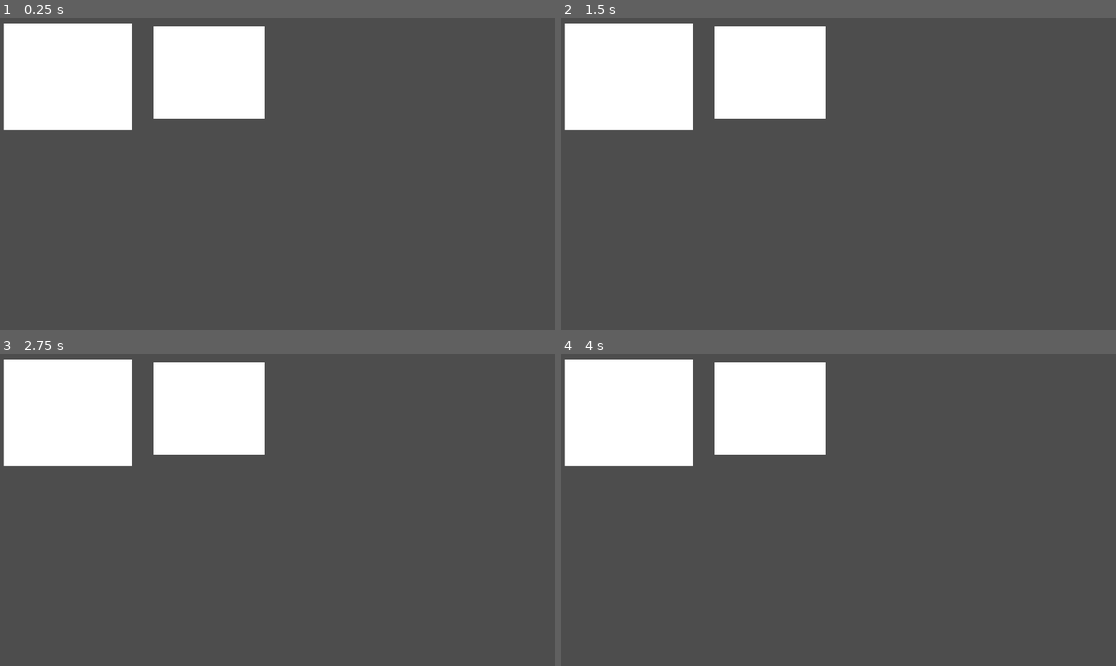
Above: before the commit, frames 1-4 (two rows, left to right).
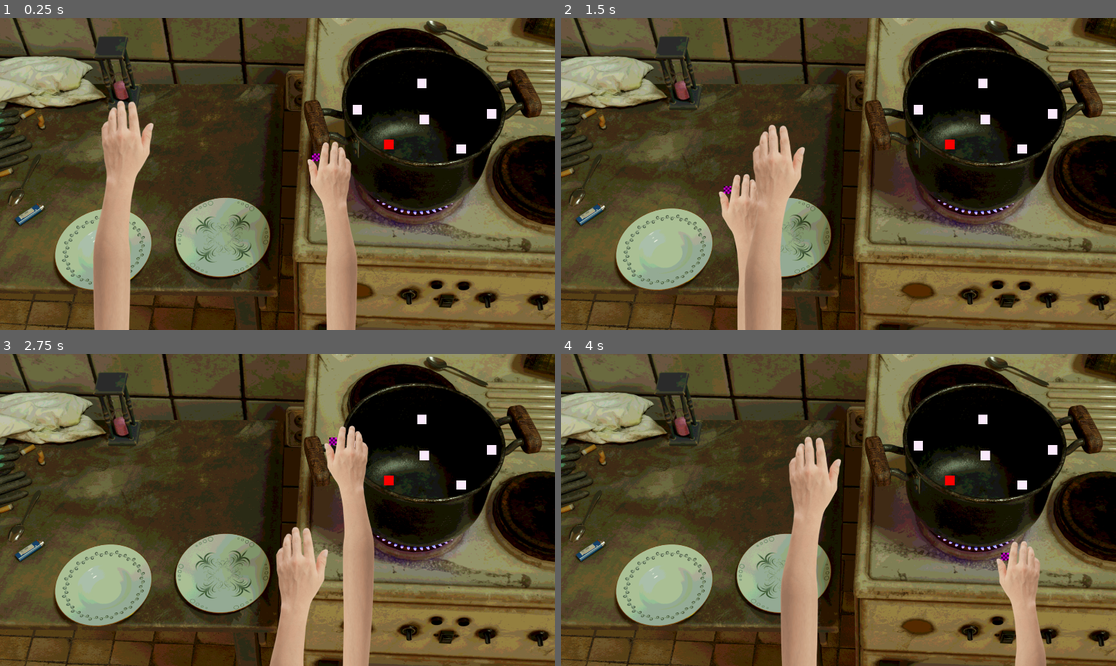
Above: after the commit, the same moments.

Repository: bloshko/weird-brew
Game: Godot game, scene res://main.tscn
Same seed, same stepped clock (60 frames per second), same inputs: the game is played once before the commit and once after it.
Inputs (mouse positions are in pixels of both pictures, inside the frame that each line leads up to):
- Up to frame 1 (0.25 s): no input
- Up to frame 2 (1.5 s): tap Enter at 0.5 s; move the mouse to (960, 158) at 0.52 s; hold D (move_right) 0.53-1.28 s; tap Space (pick_up) at 0.6, 1.35 s; move the mouse to (727, 189) at 1.27 s; hold S (move_down) from 1.28 s (still down)
- Up to frame 3 (2.75 s): move the mouse to (333, 441) at 2.02 s; release S (move_down) at 2.03 s; hold D (move_right) from 2.03 s (still down); tap Space (pick_up) at 2.1 s
- Up to frame 4 (4 s): move the mouse to (810, 572) at 2.77 s; release D (move_right) at 2.78 s; hold W (move_up) 2.78-3.53 s; tap Space (pick_up) at 2.85, 3.6 s; move the mouse to (1005, 556) at 3.52 s; hold A (move_left) from 3.53 s (still down)

The runs differ from the first frame. In frame 1, 99% of the frame differs, in the area x 0-100%, y 0-100%; in frame 2, 99%; in frame 3, 99%; in frame 4, 99%.

Commit message:
add assets

Diff:
--- a/main.tscn
+++ b/main.tscn
@@ -1,17 +1,135 @@
-[gd_scene load_steps=3 format=3 uid="uid://dkm812ayphilu"]
+[gd_scene load_steps=28 format=3 uid="uid://dkm812ayphilu"]
+
+[ext_resource type="Texture2D" uid="uid://dmi2du444iub4" path="res://assets/bg1.png" id="1_h2yge"]
+[ext_resource type="PackedScene" uid="uid://d1n4mrvpoddce" path="res://prototype_mouse_movement.tscn" id="2_h2yge"]
+[ext_resource type="PackedScene" uid="uid://ba0wfdxpewfpl" path="res://prototype_left_hand_movements.tscn" id="3_h2yge"]
+[ext_resource type="Texture2D" uid="uid://c54hpcrgxa3d8" path="res://assets/hourglass/glsass0.png" id="4_1u8w0"]
+[ext_resource type="Texture2D" uid="uid://capbq4ppkx6c6" path="res://assets/hourglass/glsass1.png" id="5_0odxb"]
+[ext_resource type="Texture2D" uid="uid://rnxj38vr68t7" path="res://assets/hourglass/glsass2.png" id="6_lswn8"]
+[ext_resource type="Texture2D" uid="uid://bmkrfm5wueplf" path="res://assets/hourglass/glsass3.png" id="7_a6jrf"]
+[ext_resource type="Texture2D" uid="uid://cudpxhruum6l8" path="res://assets/hourglass/glsass4.png" id="8_xuqvo"]
+[ext_resource type="Texture2D" uid="uid://dujcaqixq0ubn" path="res://assets/hourglass/glsass5.png" id="9_qsp4k"]
+[ext_resource type="Texture2D" uid="uid://bdc6ovltxqna4" path="res://assets/hourglass/glsass6.png" id="10_kq58d"]
+[ext_resource type="Texture2D" uid="uid://c6x0i6ta0bmyq" path="res://assets/hourglass/glsass7.png" id="11_seu75"]
+[ext_resource type="Texture2D" uid="uid://ctbftr28u6o1x" path="res://assets/hourglass/glsass8.png" id="12_htxhm"]
+[ext_resource type="Texture2D" uid="uid://dn4mapf56sxyg" path="res://assets/hourglass/glsass9.png" id="13_jq2sk"]
+[ext_resource type="Texture2D" uid="uid://hp8gw3ks26kg" path="res://assets/hourglass/glsass10.png" id="14_4k2k6"]
+[ext_resource type="Texture2D" uid="uid://hkc7oy6hg7v3" path="res://assets/hourglass/glsass11.png" id="15_0rl1p"]
+[ext_resource type="Texture2D" uid="uid://dm166ok6qqxgr" path="res://assets/hourglass/glsass12.png" id="16_ok6jj"]
+[ext_resource type="Texture2D" uid="uid://idvypdiso3p5" path="res://assets/hourglass/glsass13.png" id="17_facbu"]
+[ext_resource type="Texture2D" uid="uid://cwfaxx0akdfvq" path="res://assets/hourglass/glsass14.png" id="18_b1qrp"]
+[ext_resource type="Texture2D" uid="uid://b78oovuli0vya" path="res://assets/hourglass/glsass15.png" id="19_come4"]
+[ext_resource type="Texture2D" uid="uid://diq02iuvviual" path="res://assets/hourglass/glsass16.png" id="20_h8e4i"]
+[ext_resource type="Texture2D" uid="uid://v15robtcvhxv" path="res://assets/hourglass/glsass17.png" id="21_4lmeg"]
+[ext_resource type="Texture2D" uid="uid://duhl65gqkj3h0" path="res://assets/hourglass/glsass18.png" id="22_0cp0l"]
+[ext_resource type="Texture2D" uid="uid://sw5md3hjbjpq" path="res://assets/hourglass/glsass19.png" id="23_d2t1y"]
+[ext_resource type="Texture2D" uid="uid://bogbup3bkenbr" path="res://assets/hourglass/glsass20.png" id="24_gngh3"]
 
 [sub_resource type="PlaceholderMesh" id="PlaceholderMesh_7dm0k"]
 
 [sub_resource type="NoiseTexture2D" id="NoiseTexture2D_ig7tw"]
 
-[node name="Node2D" type="Node2D"]
+[sub_resource type="SpriteFrames" id="SpriteFrames_0n3wm"]
+animations = [{
+"frames": [{
+"duration": 1.0,
+"texture": ExtResource("4_1u8w0")
+}, {
+"duration": 1.0,
+"texture": ExtResource("5_0odxb")
+}, {
+"duration": 1.0,
+"texture": ExtResource("6_lswn8")
+}, {
+"duration": 1.0,
+"texture": ExtResource("7_a6jrf")
+}, {
+"duration": 1.0,
+"texture": ExtResource("8_xuqvo")
+}, {
+"duration": 1.0,
+"texture": ExtResource("9_qsp4k")
+}, {
+"duration": 1.0,
+"texture": ExtResource("10_kq58d")
+}, {
+"duration": 1.0,
+"texture": ExtResource("11_seu75")
+}, {
+"duration": 1.0,
+"texture": ExtResource("12_htxhm")
+}, {
+"duration": 1.0,
+"texture": ExtResource("13_jq2sk")
+}, {
+"duration": 1.0,
+"texture": ExtResource("14_4k2k6")
+}, {
+"duration": 1.0,
+"texture": ExtResource("15_0rl1p")
+}, {
+"duration": 1.0,
+"texture": ExtResource("16_ok6jj")
+}, {
+"duration": 1.0,
+"texture": ExtResource("17_facbu")
+}, {
+"duration": 1.0,
+"texture": ExtResource("18_b1qrp")
+}, {
+"duration": 1.0,
+"texture": ExtResource("19_come4")
+}, {
+"duration": 1.0,
+"texture": ExtResource("20_h8e4i")
+}, {
+"duration": 1.0,
+"texture": ExtResource("21_4lmeg")
+}, {
+"duration": 1.0,
+"texture": ExtResource("22_0cp0l")
+}, {
+"duration": 1.0,
+"texture": ExtResource("23_d2t1y")
+}, {
+"duration": 1.0,
+"texture": ExtResource("24_gngh3")
+}],
+"loop": true,
+"name": &"default",
+"speed": 5.0
+}]
+
+[node name="Node2D" type="Control"]
+layout_mode = 3
+anchors_preset = 15
+anchor_right = 1.0
+anchor_bottom = 1.0
+grow_horizontal = 2
+grow_vertical = 2
+
+[node name="TextureRect" type="TextureRect" parent="."]
+layout_mode = 1
+anchors_preset = 15
+anchor_right = 1.0
+anchor_bottom = 1.0
+grow_horizontal = 2
+grow_vertical = 2
+texture = ExtResource("1_h2yge")
+expand_mode = 1
 
 [node name="MeshInstance2D" type="MeshInstance2D" parent="."]
 mesh = SubResource("PlaceholderMesh_7dm0k")
 texture = SubResource("NoiseTexture2D_ig7tw")
 
+[node name="AnimatedSprite2D" type="AnimatedSprite2D" parent="."]
+position = Vector2(484, 229)
+scale = Vector2(0.6499007, 0.6499007)
+sprite_frames = SubResource("SpriteFrames_0n3wm")
+frame_progress = 0.33052644
+speed_scale = 0.2
+
 [node name="FindTheDifference" type="Control" parent="."]
-layout_mode = 3
 anchors_preset = 0
 offset_left = 16.0
 offset_top = 23.0
@@ -19,6 +137,7 @@
 offset_bottom = 63.0
 
 [node name="ColorRect" type="ColorRect" parent="FindTheDifference"]
+visible = false
 layout_mode = 0
 offset_right = 531.46826
 offset_bottom = 442.0
@@ -40,7 +159,13 @@
 [node name="DifferenceTimer" type="Timer" parent="FindTheDifference"]
 
 [node name="ColorRect2" type="ColorRect" parent="."]
+visible = false
+layout_mode = 0
 offset_left = 637.0
 offset_top = 35.0
 offset_right = 1097.5256
 offset_bottom = 418.0
+
+[node name="PrototypeMouseMovement" parent="." instance=ExtResource("2_h2yge")]
+
+[node name="PrototypeLeftHandMovements" parent="." instance=ExtResource("3_h2yge")]
--- a/prototype_mouse_movement.tscn
+++ b/prototype_mouse_movement.tscn
@@ -1,6 +1,8 @@
-[gd_scene load_steps=8 format=3 uid="uid://d1n4mrvpoddce"]
+[gd_scene load_steps=10 format=3 uid="uid://d1n4mrvpoddce"]
 
 [ext_resource type="Script" uid="uid://dwka8hvmmfnpg" path="res://prototype_mouse_movement.gd" id="1_sl2gp"]
+[ext_resource type="Texture2D" uid="uid://dmi2du444iub4" path="res://assets/bg1.png" id="2_h50ol"]
+[ext_resource type="Texture2D" uid="uid://cdmcna4qbmqf2" path="res://assets/hand_right.png" id="2_jgy6h"]
 
 [sub_resource type="QuadMesh" id="QuadMesh_jgy6h"]
 
@@ -21,11 +23,25 @@
 [node name="PrototypeMouseMovement" type="Node2D"]
 script = ExtResource("1_sl2gp")
 
+[node name="TextureRect" type="TextureRect" parent="."]
+visible = false
+anchors_preset = 15
+anchor_right = 1.0
+anchor_bottom = 1.0
+offset_left = -3.0
+offset_top = -1.0
+offset_right = 1917.0
+offset_bottom = 1079.0
+grow_horizontal = 2
+grow_vertical = 2
+scale = Vector2(1.2025304, 1.2025304)
+texture = ExtResource("2_h50ol")
+
 [node name="Map" type="Node2D" parent="."]
 
 [node name="MapNode1" type="MeshInstance2D" parent="Map"]
-position = Vector2(303.00003, 71.00001)
-scale = Vector2(30, 30)
+position = Vector2(1483.7615, 380.76147)
+scale = Vector2(39.522976, 39.522976)
 mesh = SubResource("QuadMesh_jgy6h")
 texture = SubResource("GradientTexture1D_d2xlq")
 
@@ -36,8 +52,8 @@
 shape = SubResource("RectangleShape2D_sl2gp")
 
 [node name="MapNode2" type="MeshInstance2D" parent="Map"]
-position = Vector2(241.00003, 348)
-scale = Vector2(30, 30)
+position = Vector2(1761.7615, 421.76147)
+scale = Vector2(39.522972, 39.522972)
 mesh = SubResource("QuadMesh_jgy6h")
 texture = SubResource("GradientTexture1D_d2xlq")
 
@@ -48,8 +64,8 @@
 shape = SubResource("RectangleShape2D_sl2gp")
 
 [node name="MapNode3" type="MeshInstance2D" parent="Map"]
-position = Vector2(516.00006, 525)
-scale = Vector2(30, 30)
+position = Vector2(1915, 544)
+scale = Vector2(39.522976, 39.522976)
 mesh = SubResource("QuadMesh_jgy6h")
 texture = SubResource("GradientTexture1D_d2xlq")
 
@@ -60,8 +76,8 @@
 shape = SubResource("RectangleShape2D_sl2gp")
 
 [node name="MapNode4" type="MeshInstance2D" parent="Map"]
-position = Vector2(779, 360)
-scale = Vector2(30, 30)
+position = Vector2(2041, 398.00003)
+scale = Vector2(39.522976, 39.522976)
 mesh = SubResource("QuadMesh_jgy6h")
 texture = SubResource("GradientTexture1D_d2xlq")
 
@@ -72,8 +88,8 @@
 shape = SubResource("RectangleShape2D_sl2gp")
 
 [node name="MapNode5" type="MeshInstance2D" parent="Map"]
-position = Vector2(706.00006, 60.000008)
-scale = Vector2(30, 30)
+position = Vector2(1751.7615, 271.76147)
+scale = Vector2(39.522976, 39.522976)
 mesh = SubResource("QuadMesh_jgy6h")
 texture = SubResource("GradientTexture1D_d2xlq")
 
@@ -84,8 +100,8 @@
 shape = SubResource("RectangleShape2D_sl2gp")
 
 [node name="MapNode6" type="MeshInstance2D" parent="Map"]
-position = Vector2(519.00006, 273)
-scale = Vector2(30, 30)
+position = Vector2(1613.7615, 524.7615)
+scale = Vector2(39.522972, 39.522972)
 mesh = SubResource("QuadMesh_jgy6h")
 texture = SubResource("GradientTexture1D_d2xlq")
 
@@ -100,13 +116,19 @@
 
 [node name="Lozka" type="MeshInstance2D" parent="."]
 unique_name_in_owner = true
-position = Vector2(448, 256)
-scale = Vector2(67.99994, 67.99994)
+position = Vector2(1311.7693, 578.9614)
+scale = Vector2(31.538282, 31.538282)
 mesh = SubResource("QuadMesh_pwf5s")
 texture = SubResource("ImageTexture_74uov")
 
 [node name="Area2D" type="Area2D" parent="Lozka"]
 
+[node name="Sprite2D" type="Sprite2D" parent="Lozka/Area2D"]
+position = Vector2(1.8780568, 16.74278)
+rotation = -1.562324
+scale = Vector2(0.037171256, 0.037171256)
+texture = ExtResource("2_jgy6h")
+
 [node name="CollisionShape2D" type="CollisionShape2D" parent="Lozka/Area2D"]
 position = Vector2(0, -2.3841858e-07)
 shape = SubResource("RectangleShape2D_sl2gp")
